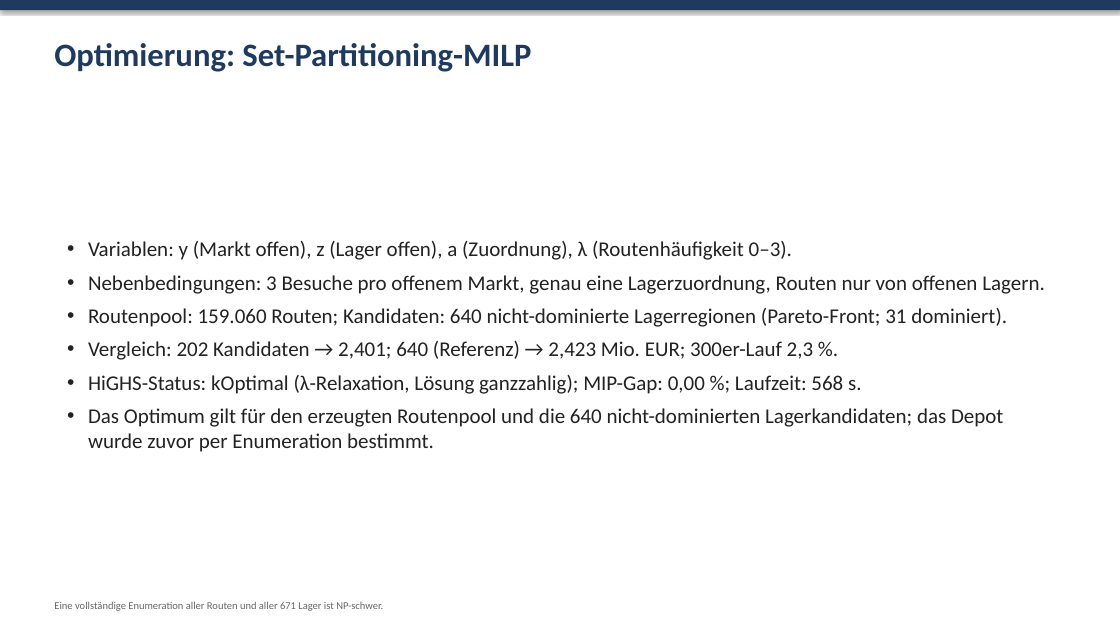
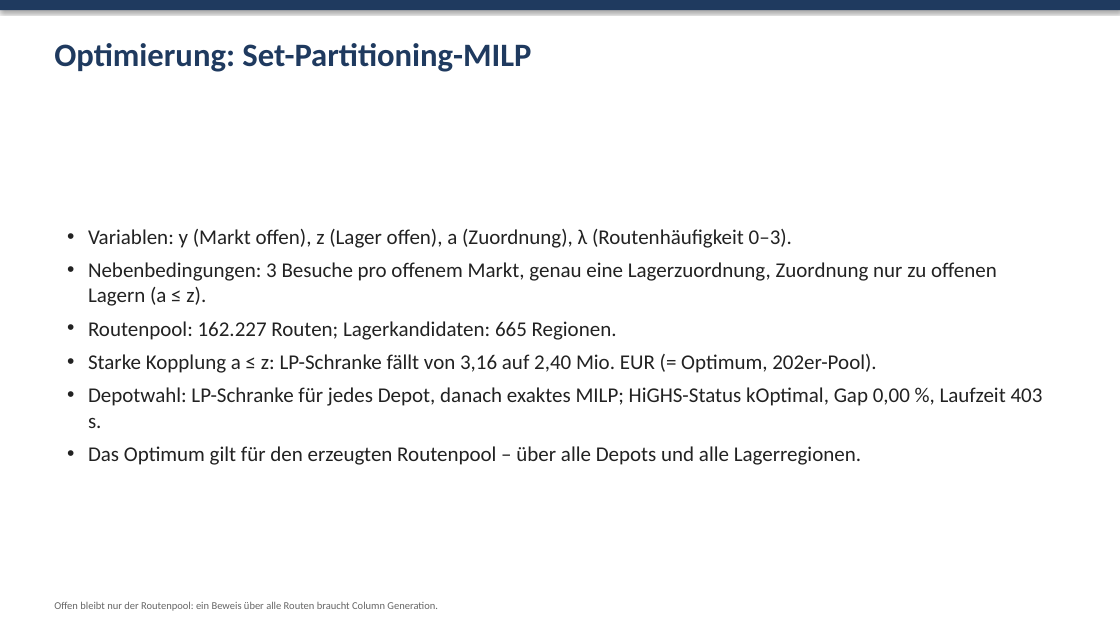
Before and after one commit to alexanderbrehm/Supply-Chain-Projekt, a slide deck: slide 6 of slides/Mini-Supermarkt-Netz.pptx. Drawn at 1120x630 pixels with LibreOffice and Linux fonts; fonts in the diff are those of the drawing. Boxes give left, top, right and bottom in pixels: in the first picture for what was removed or moved away, otherwise in the second. Text is boxed around its words. In the diff, an @@ line names an element or a change of style, - is before the commit and + after.

```diff
--- a/slides/Mini-Supermarkt-Netz.pptx
+++ b/slides/Mini-Supermarkt-Netz.pptx
@@ text at bbox=[88, 262, 1043, 465]: text changed @@
-• Nebenbedingungen: 3 Besuche pro offenem Markt, genau eine Lagerzuordnung, Routen nur von offenen Lagern.
-• Routenpool: 159.060 Routen; Kandidaten: 640 nicht-dominierte Lagerregionen (Pareto-Front; 31 dominiert).
-• Vergleich: 202 Kandidaten → 2,401; 640 (Referenz) → 2,423 Mio. EUR; 300er-Lauf 2,3 %.
-• HiGHS-Status: kOptimal (λ-Relaxation, Lösung ganzzahlig); MIP-Gap: 0,00 %; Laufzeit: 568 s.
-• Das Optimum gilt für den erzeugten Routenpool und die 640 nicht-dominierten Lagerkandidaten; das Depot wurde zuvor per Enumeration bestimmt.
+• Nebenbedingungen: 3 Besuche pro offenem Markt, genau eine Lagerzuordnung, Zuordnung nur zu offenen Lagern (a ≤ z).
+• Routenpool: 162.227 Routen; Lagerkandidaten: 665 Regionen.
+• Starke Kopplung a ≤ z: LP-Schranke fällt von 3,16 auf 2,40 Mio. EUR (= Optimum, 202er-Pool).
+• Depotwahl: LP-Schranke für jedes Depot, danach exaktes MILP; HiGHS-Status kOptimal, Gap 0,00 %, Laufzeit 403 s.
+• Das Optimum gilt für den erzeugten Routenpool – über alle Depots und alle Lagerregionen.
@@ text at bbox=[54, 601, 438, 611]: text changed @@
-Eine vollständige Enumeration aller Routen und aller 671 Lager ist NP-schwer.
+Offen bleibt nur der Routenpool: ein Beweis über alle Routen braucht Column Generation.
```
Also in this commit, not shown: 8 other slides changed, 11 other files.
